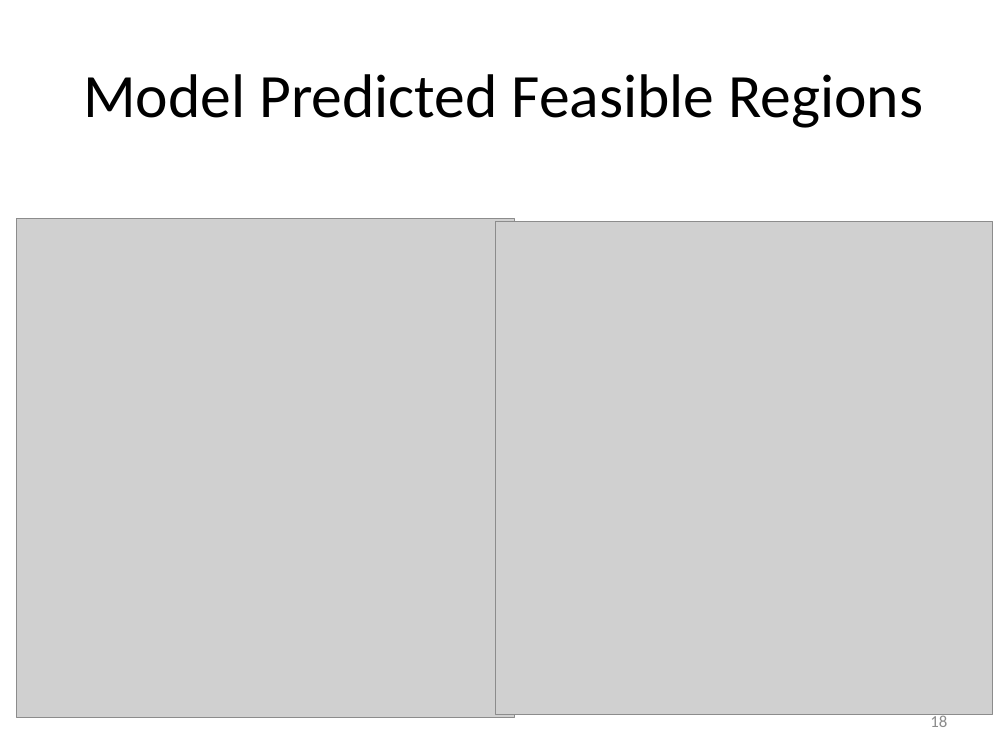
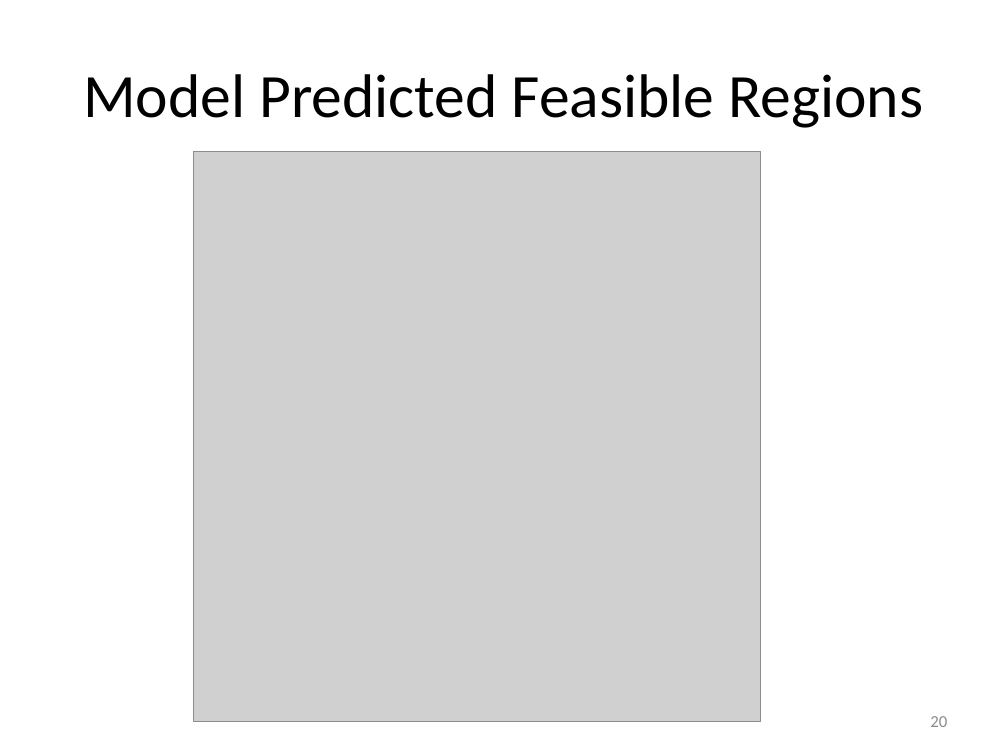
Before and after one commit to ryanjulian/manuscript-aamas2013, a slide deck: slide 20 of presentation/AAMAS_2013.pptx (slide 18 before the commit). Drawn at 1008x756 pixels with LibreOffice and Linux fonts; fonts in the diff are those of the drawing; grey boxes stand for pictures. Boxes give left, top, right and bottom in pixels: in the first picture for what was removed or moved away, otherwise in the second. Text is boxed around its words. In the diff, an @@ line names an element or a change of style, - is before the commit and + after.

```diff
--- a/presentation/AAMAS_2013.pptx
+++ b/presentation/AAMAS_2013.pptx
@@ picture added at <box>194,151,761,722</box> @@
@@ picture removed at <box>17,219,514,718</box> @@
@@ picture removed at <box>496,221,993,714</box> @@
@@ page number at <box>930,716,947,727</box>: text changed @@
-18
+20
```
Also in this commit, not shown: 8 other slides changed, 8 slides added, 3 other files.
